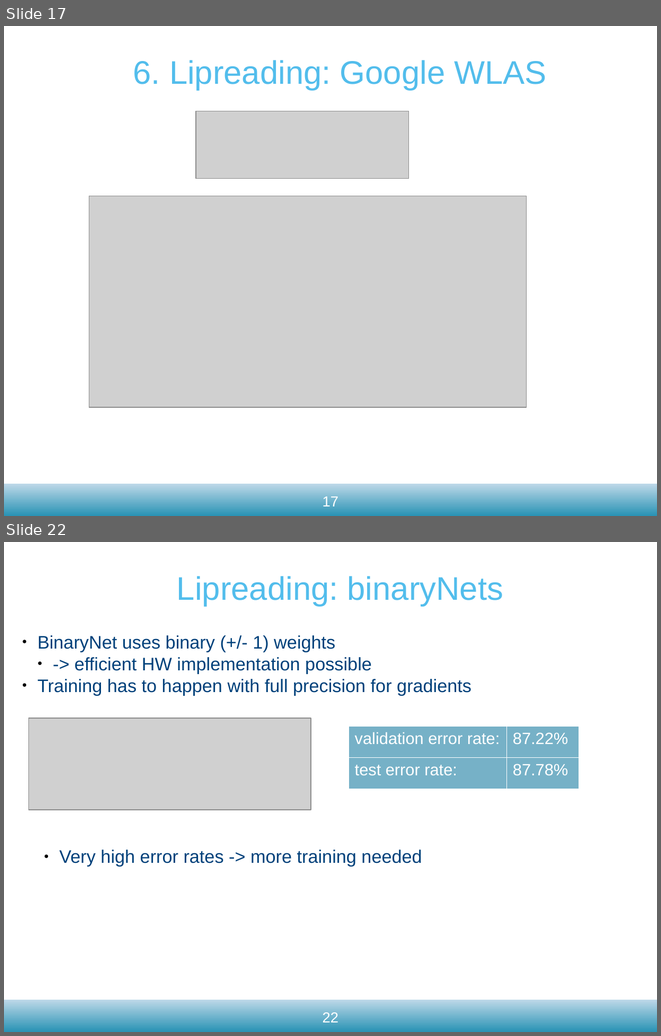
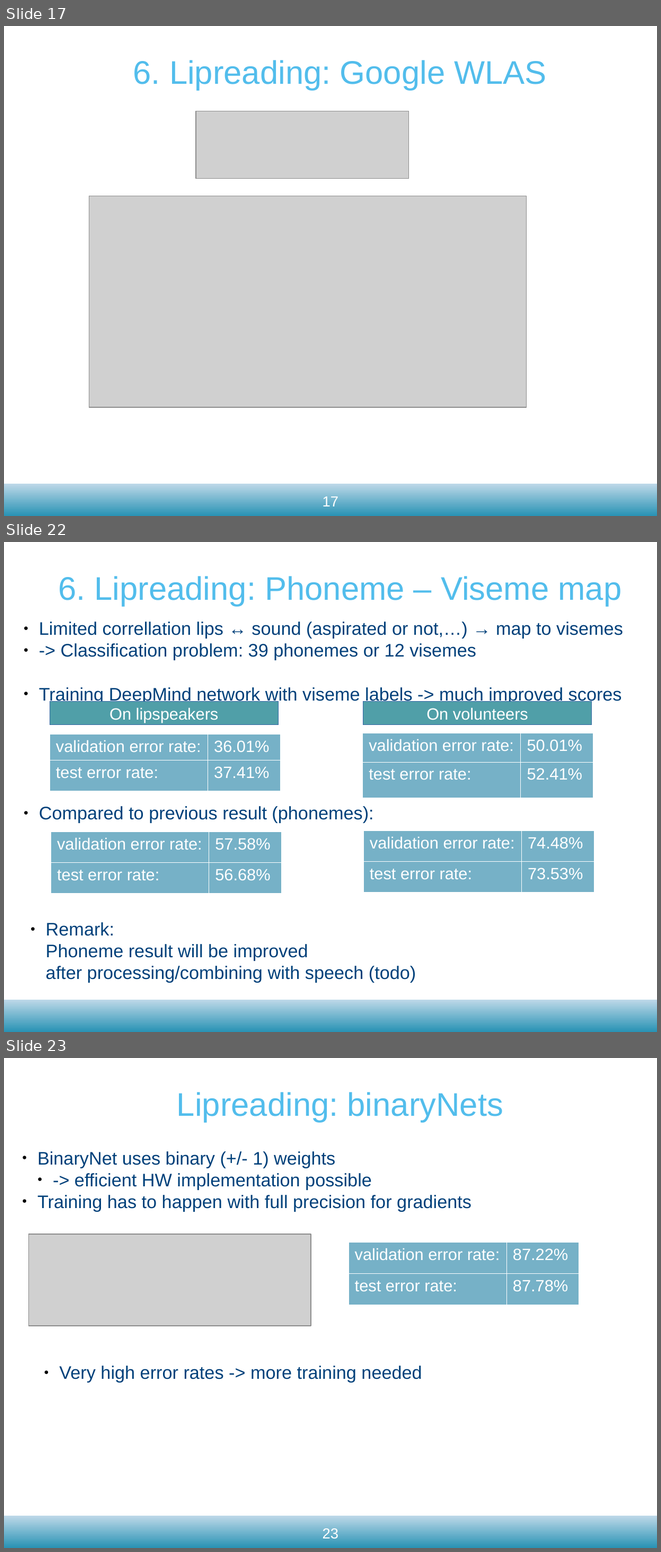
Before and after one commit to matthijsvk/convNets, a slide deck: report/tussentijdse/convNetsSR21dec2017.odp. Shown one above the other, each under a label of ours: slides 17 and 22 before the commit, slides 17, 22 and 23 after it; the slides between them are not shown. The pictures are 661x1036 and 661x1552 pixels, drawn with LibreOffice and Linux fonts; fonts in the diff are those of the drawing; grey boxes stand for pictures; background and template pictures are left out. Boxes give left, top, right and bottom in pixels: in the first picture for what was removed or moved away, otherwise in the second. Text is boxed around its words. In the diff, an @@ line names an element or a change of style, - is before the commit and + after.

```diff
--- a/report/tussentijdse/convNetsSR21dec2017.odp
+++ b/report/tussentijdse/convNetsSR21dec2017.odp
@@ slide 22 added at [4, 542, 657, 1032], background #FFFFFF; not listed: 1 template element that a slide beside it also shows @@
@@ text added at [58, 576, 622, 606], 36 pt, text #52BDEC @@
+6. Lipreading: Phoneme – Viseme map
@@ text added at [39, 622, 623, 704], 20 pt, text #00407A @@
+● Limited correllation lips ↔ sound (aspirated or not,…) → map to visemes
+● -> Classification problem: 39 phonemes or 12 visemes
+● Training DeepMind network with viseme labels -> much improved scores
@@ rectangle added at [50, 702, 278, 725], fill #509FA8, outline #3465A4 0 pt, 18 pt, text #FFFFFF @@
+On lipspeakers
@@ rectangle added at [363, 702, 592, 725], fill #509FA8, outline #3465A4 0 pt, 18 pt, text #FFFFFF @@
+On volunteers
@@ table added at [50, 734, 280, 790], 2 rows, 2 columns @@
+validation error rate: | 36.01%
+test error rate: | 37.41%
@@ table added at [362, 733, 593, 797], 2 rows, 2 columns @@
+validation error rate: | 50.01%
+test error rate: | 52.41%
@@ text added at [39, 806, 373, 823], 20 pt, text #00407A @@
+● Compared to previous result (phonemes):
@@ table added at [50, 831, 281, 893], 2 rows, 2 columns @@
+validation error rate: | 57.58%
+test error rate: | 56.68%
@@ table added at [363, 831, 593, 892], 2 rows, 2 columns @@
+validation error rate: | 74.48%
+test error rate: | 73.53%
@@ text added at [46, 922, 416, 982], 20 pt, text #00407A @@
+● Remark:
+  Phoneme result will be improved
+  after processing/combining with speech (todo)
@@ what was slide 22 is now slide 23 @@
@@ page number at [323, 1528, 338, 1541]: text changed @@
-22
+23
```
Also in this commit, not shown: 5 slides changed, 1 other file.
